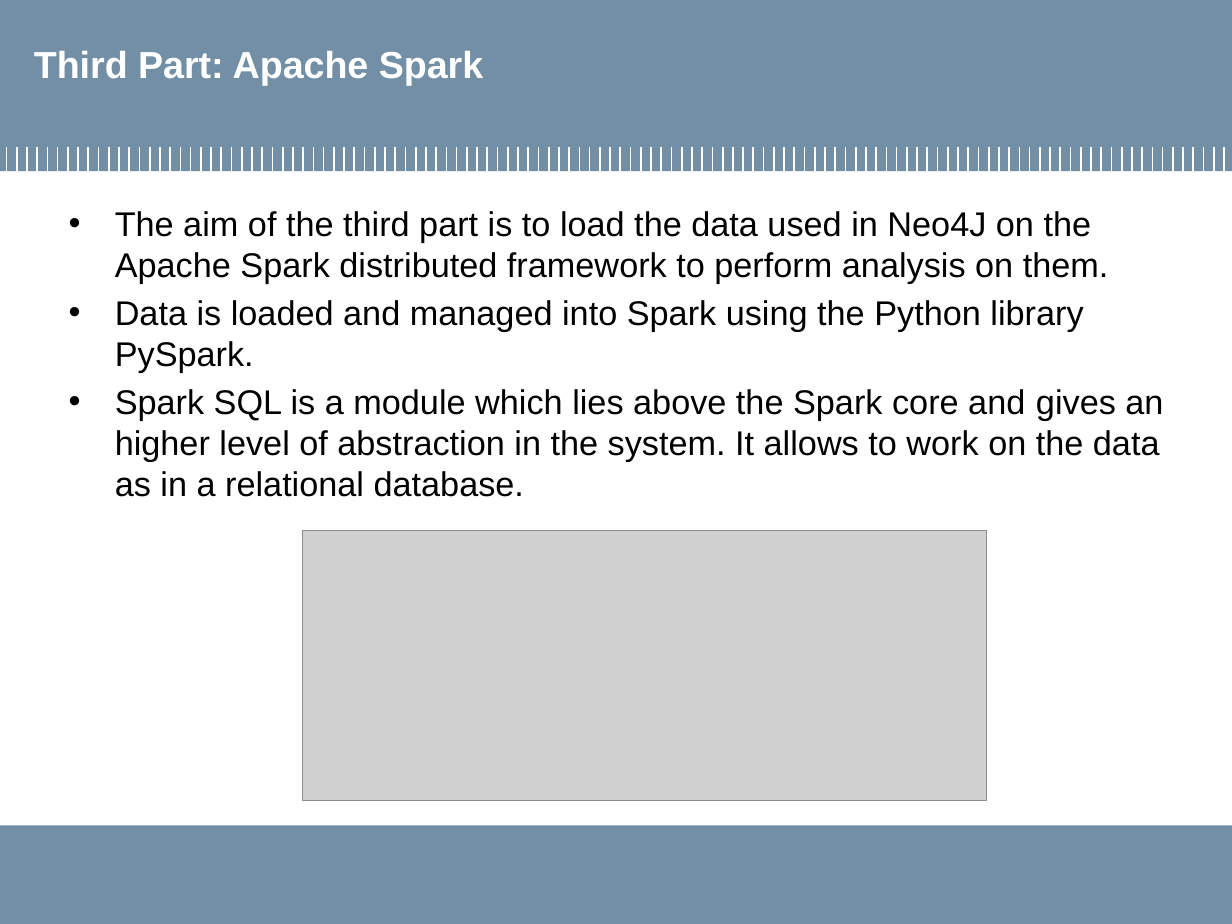
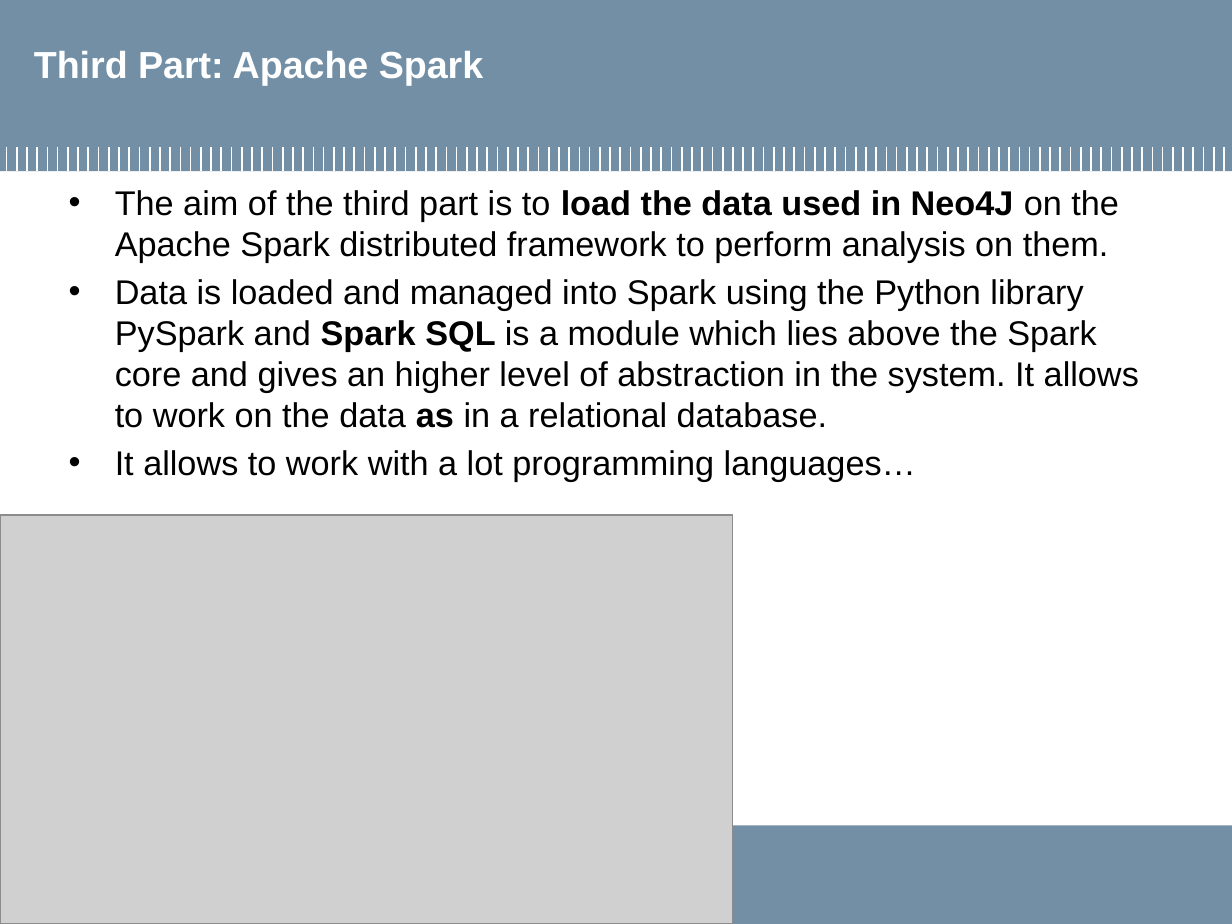
Before and after one commit to MarcoLucaPrevitera/BigData-Project, a slide deck: slide 30 of Presentation/FinalPresentation.pptx (slide 34 before the commit). Drawn at 1232x924 pixels with LibreOffice and Linux fonts; fonts in the diff are those of the drawing; grey boxes stand for pictures; background and template pictures are left out. Boxes give left, top, right and bottom in pixels: in the first picture for what was removed or moved away, otherwise in the second. Text is boxed around its words. In the diff, an @@ line names an element or a change of style, - is before the commit and + after.

```diff
--- a/Presentation/FinalPresentation.pptx
+++ b/Presentation/FinalPresentation.pptx
@@ text "The aim of the third ...": place and size @@
-text "The aim of the third ..." at box(115, 211, 1163, 497)
+text "The aim of the third ..." at box(115, 190, 1139, 481)
@@ text at box(115, 190, 1119, 262): bold on in "load the data used in Neo4J" @@
@@ text at box(115, 279, 1139, 481): text changed @@
-• Data is loaded and managed into Spark using the Python library PySpark.
-• Spark SQL is a module which lies above the Spark core and gives an higher level of abstraction in the system. It allows to work on the data as in a relational database.
+• Data is loaded and managed into Spark using the Python library PySpark and Spark SQL is a module which lies above the Spark core and gives an higher level of abstraction in the system. It allows to work on the data as in a relational database.
+• It allows to work with a lot programming languages…
@@ picture added at box(0, 515, 733, 924) @@
@@ picture removed at box(303, 530, 987, 800) @@
```
Also in this commit, not shown: 10 other slides changed, 2 slides added, 5 slides removed, 20 other files.
